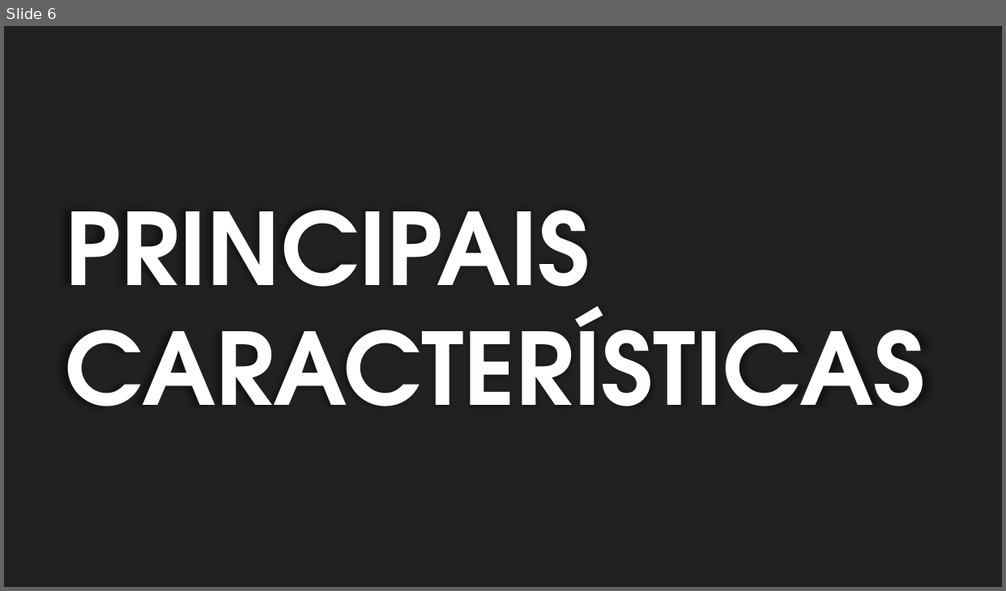
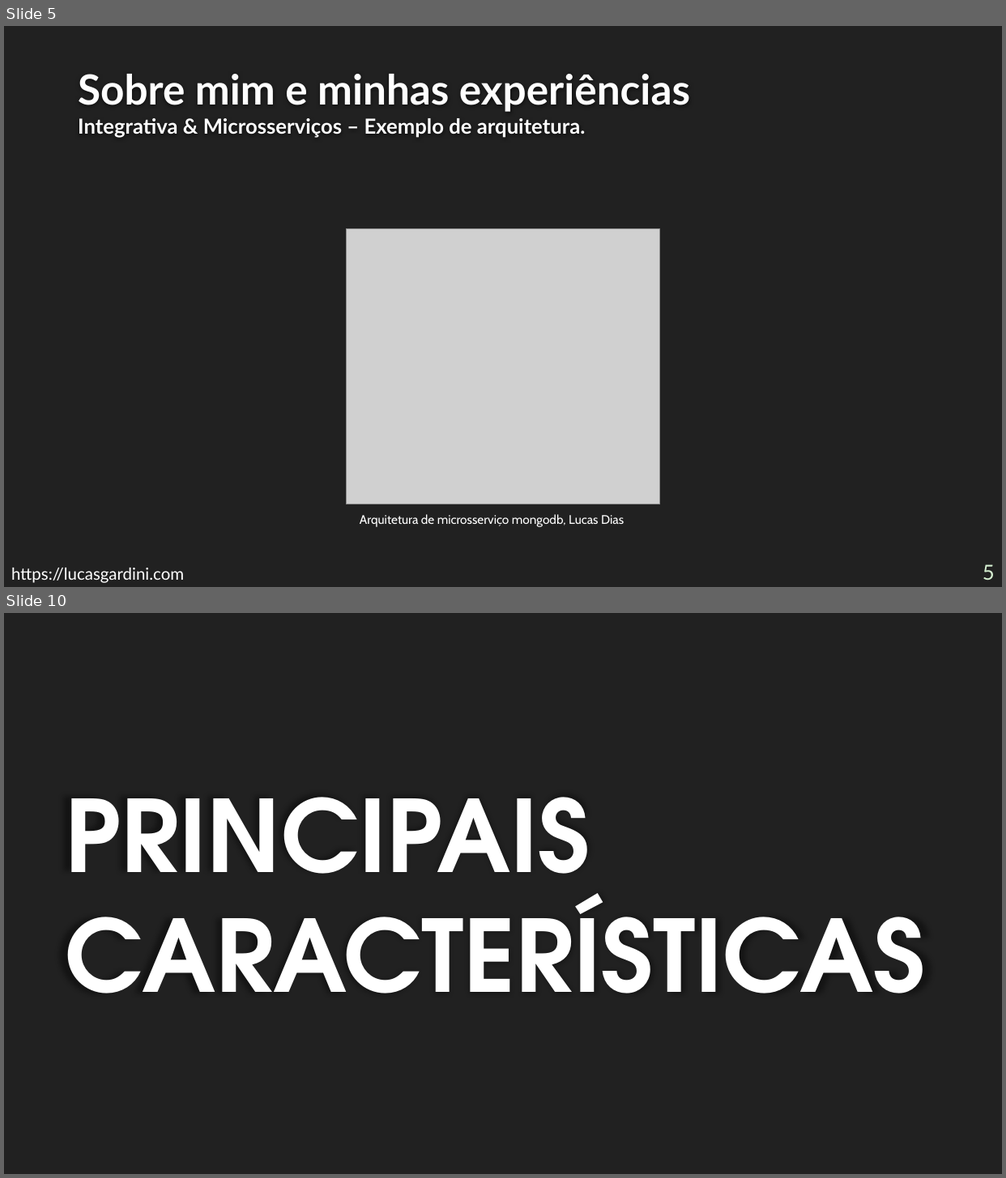
Before and after one commit to Lucas-Gardini/IFSP-ADS-BD2, a slide deck: mongodb/minicurso-mongodb.pptx. Shown one above the other, each under a label of ours: slide 6 before the commit, slides 5 and 10 after it; the slides between them are not shown. The pictures are 1006x591 and 1006x1178 pixels, drawn with LibreOffice and Linux fonts; fonts in the diff are those of the drawing; grey boxes stand for pictures; background and template pictures are left out. Boxes give left, top, right and bottom in pixels: in the first picture for what was removed or moved away, otherwise in the second. Text is boxed around its words. In the diff, an @@ line names an element or a change of style, - is before the commit and + after.

```diff
--- a/mongodb/minicurso-mongodb.pptx
+++ b/mongodb/minicurso-mongodb.pptx
@@ slide 5 added at [4,26,1002,587], background #212121 @@
@@ title added at [78,74,690,138], 20 pt, text #FEFEFE, bold @@
+Sobre mim e minhas experiências
+Integrativa & Microsserviços – Exemplo de arquitetura.
@@ picture added at [346,229,660,506] @@
@@ text added at [360,514,624,527], 12 pt, text #FFFFFF @@
+Arquitetura de microsserviço mongodb, Lucas Dias
@@ text added at [11,568,184,583], 16 pt, text #FFFFFF @@
+https://lucasgardini.com
@@ page number added at [982,565,995,580], 20 pt, text #D6F0D1 @@
+5
@@ what was slide 6 is now slide 10 @@
```
Also in this commit, not shown: 32 slides changed, 18 other slides added, 5 slides removed.
